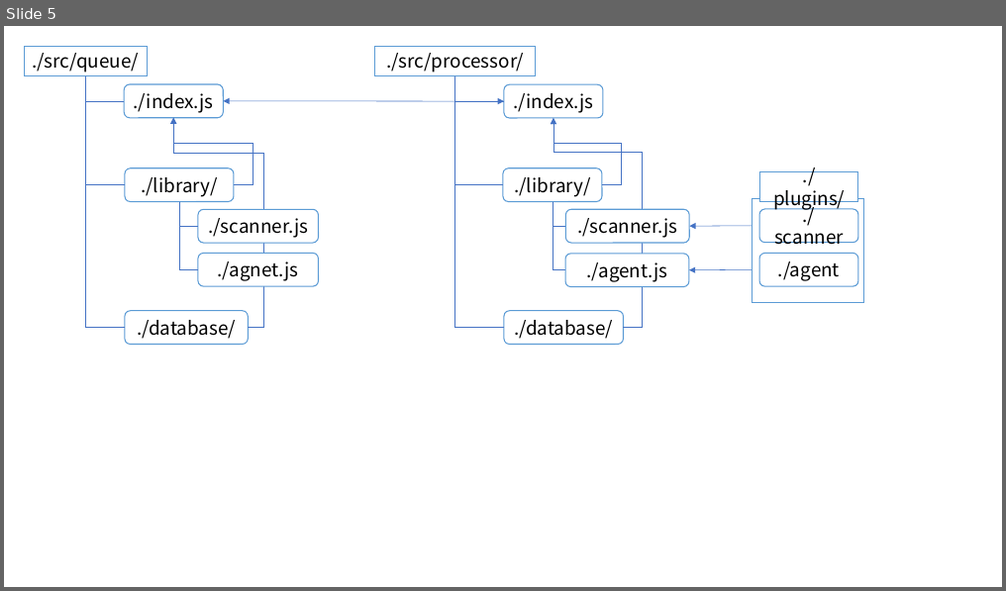
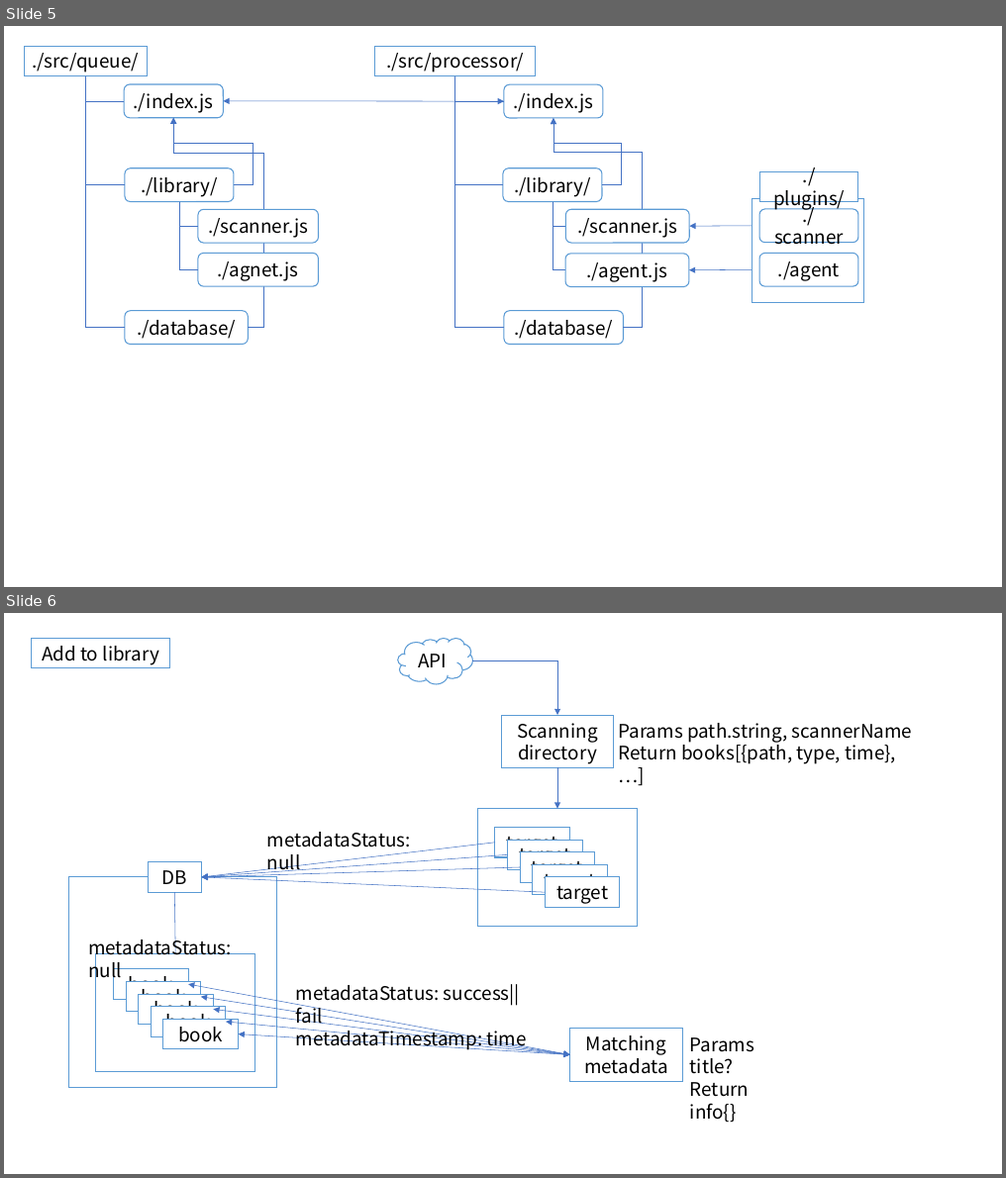
Before and after one commit to drowsy-probius/bookshelf, a slide deck: bookshelf.index.pptx. Shown one above the other, each under a label of ours: slide 5 before the commit, slides 5 and 6 after it. The pictures are 1006x591 and 1006x1178 pixels, drawn with LibreOffice and Linux fonts; fonts in the diff are those of the drawing. Boxes give left, top, right and bottom in pixels: in the first picture for what was removed or moved away, otherwise in the second. Text is boxed around its words. In the diff, an @@ line names an element or a change of style, - is before the commit and + after.

```diff
--- a/bookshelf.index.pptx
+++ b/bookshelf.index.pptx
@@ slide 6 added at [4,613,1002,1174], background #FFFFFF @@
@@ rectangle added at [32,639,170,668], fill #FFFFFF, outline #5B9BD5 1 pt, 18 pt, text #000000 @@
+Add to library
@@ cloud added at [398,639,472,684], fill #FFFFFF, outline #5B9BD5 1 pt, 18 pt, text #000000 @@
+API
@@ elbow arrow added from (472, 661) to (557, 715), #4472C4 0.5 pt @@
@@ rectangle added at [501,715,614,768], fill #FFFFFF, outline #5B9BD5 1 pt, 18 pt, text #000000 @@
+Scanning directory
@@ text added at [618,723,912,764], 18 pt, text #000000 @@
+Params path.string, scannerName
+Return books[{path, type, time}, …]
@@ arrow added from (557, 768) to (557, 808), #4472C4 0.5 pt @@
@@ arrow added from (495, 843) to (202, 877), #4472C4 0.5 pt @@
@@ text added at [267,832,411,874], 18 pt, text #000000 @@
+metadataStatus: null
@@ rectangle added at [69,877,276,1087], fill #FFFFFF, outline #5B9BD5 1 pt @@
@@ rectangle added at [148,862,202,892], fill #FFFFFF, outline #5B9BD5 1 pt, 18 pt, text #000000 @@
+DB
@@ arrow added from (508, 855) to (202, 877), #4472C4 0.5 pt @@
@@ arrow added from (520, 867) to (202, 877), #4472C4 0.5 pt @@
@@ arrow added from (546, 892) to (202, 877), #4472C4 0.5 pt @@
@@ group added at [478,808,638,926]: 6 rectangles @@
+target
+target
+target
+target
+target
@@ line added from (174, 892) to (175, 955), #4472C4 0.5 pt @@
@@ text added at [88,936,232,983], 18 pt, text #000000 @@
+metadataStatus: null
@@ double arrow added from (188, 984) to (570, 1056), #4472C4 0.5 pt @@
@@ double arrow added from (201, 997) to (570, 1056), #4472C4 0.5 pt @@
@@ text added at [296,984,527,1051], 18 pt, text #000000 @@
+metadataStatus: success||fail
+metadataTimestamp: time
@@ group added at [96,955,255,1072]: 6 rectangles @@
+book
+book
+book
+book
+book
@@ double arrow added from (214, 1010) to (570, 1056), #4472C4 0.5 pt @@
@@ double arrow added from (226, 1022) to (570, 1056), #4472C4 0.5 pt @@
@@ double arrow added from (239, 1035) to (570, 1056), #4472C4 0.5 pt @@
@@ rectangle added at [570,1029,682,1081], fill #FFFFFF, outline #5B9BD5 1 pt, 18 pt, text #000000 @@
+Matching metadata
@@ text added at [690,1038,754,1123], 18 pt, text #000000 @@
+Params title?
+Return info{}
```
Also in this commit, not shown: 12 other files.
